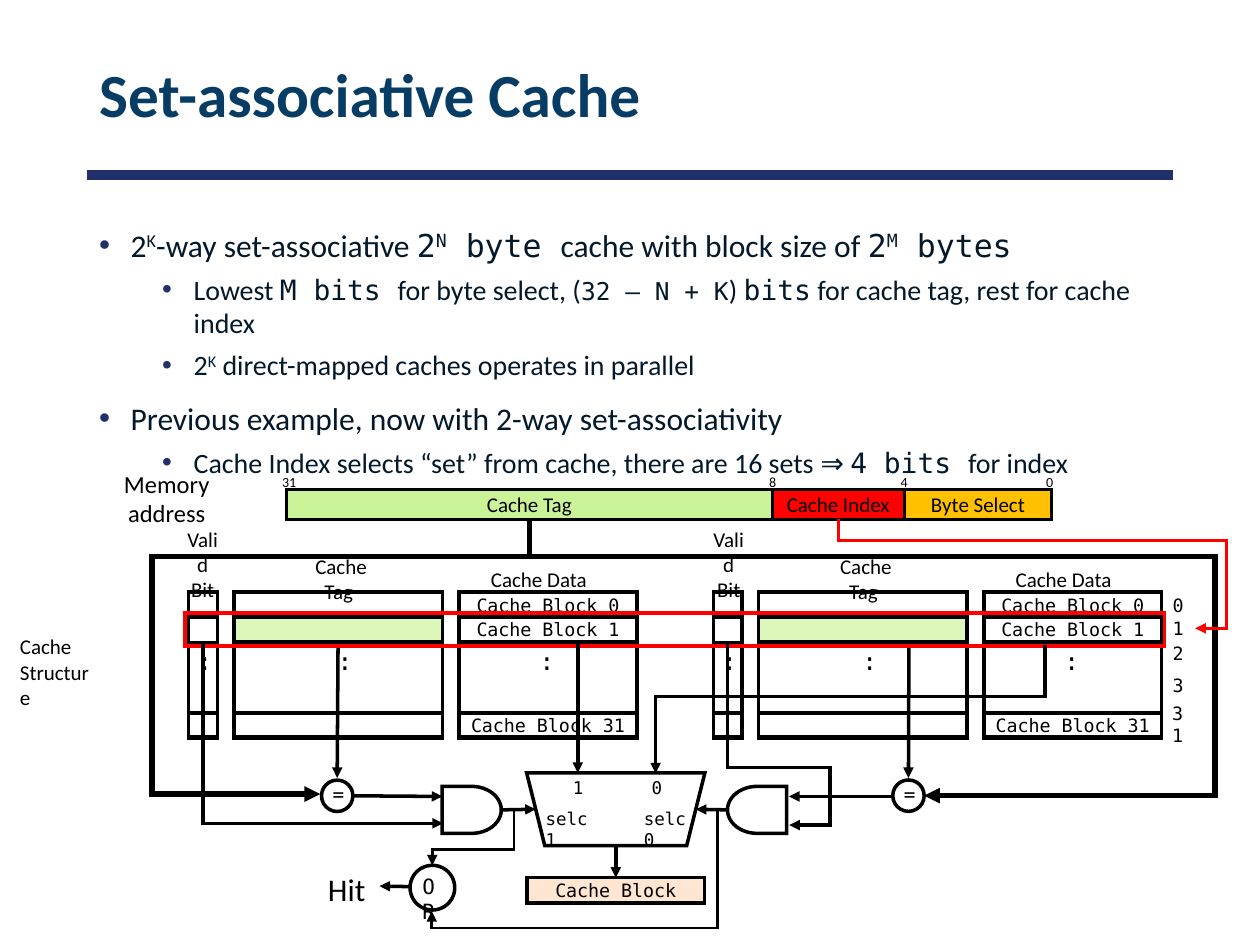
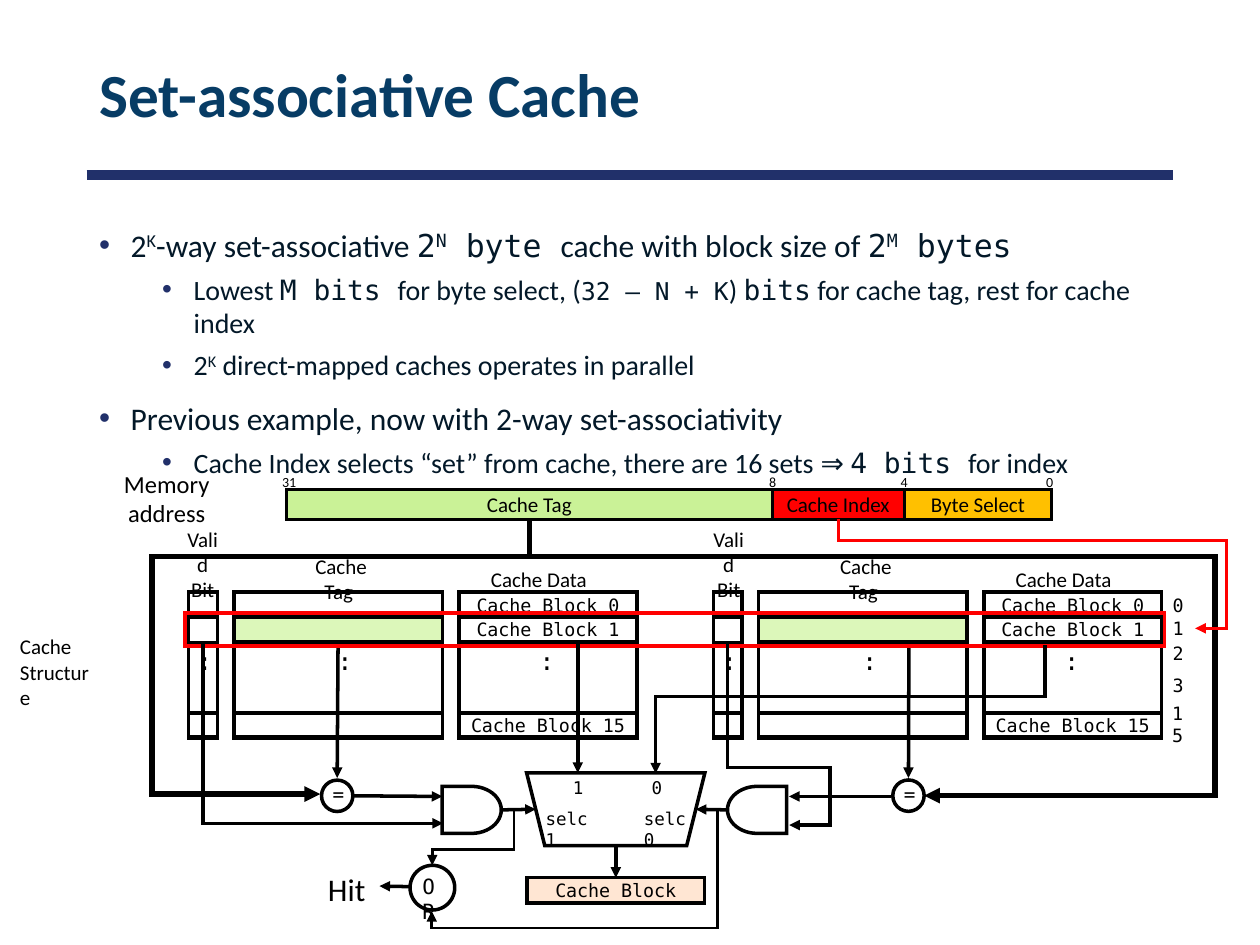
Before and after one commit to smajidzahedi/ECE350, a slide deck: slide 20 of 08-caching.pptx. Drawn at 1260x945 pixels with LibreOffice and Linux fonts; fonts in the diff are those of the drawing. Boxes give left, top, right and bottom in pixels: in the first picture for what was removed or moved away, otherwise in the second. Text is boxed around its words. In the diff, an @@ line names an element or a change of style, - is before the commit and + after.

```diff
--- a/08-caching.pptx
+++ b/08-caching.pptx
@@ text in rectangle at [471,718,625,737]: text changed @@
-Cache Block 31
+Cache Block 15
@@ text in rectangle at [996,718,1150,737]: text changed @@
-Cache Block 31
+Cache Block 15
@@ text at [1155,707,1200,741]: text changed @@
-31
+15
```
Also in this commit, not shown: 1 other file.
